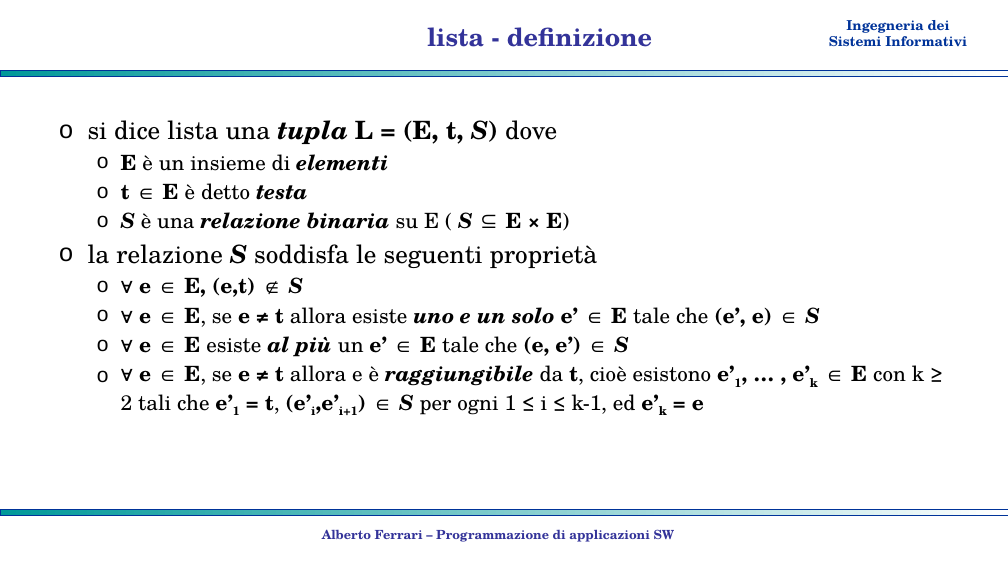
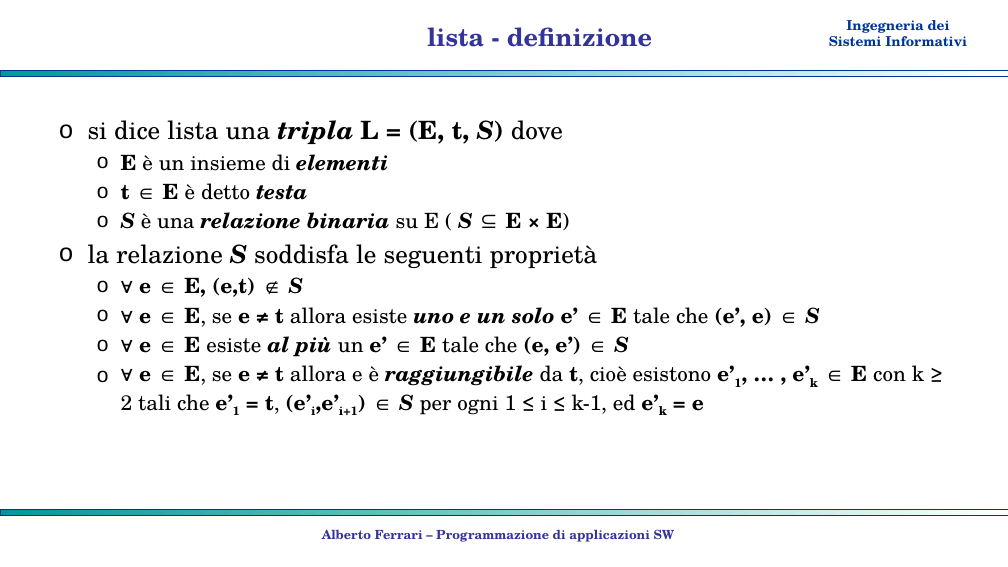
Before and after one commit to albertoferrari/pasw, a slide deck: slide 4 of lezioni/PASW06 - strutture lineari.pptx. Drawn at 1008x567 pixels with LibreOffice and Linux fonts; fonts in the diff are those of the drawing; background and template pictures are left out. Boxes give left, top, right and bottom in pixels: in the first picture for what was removed or moved away, otherwise in the second. Text is boxed around its words. In the diff, an @@ line names an element or a change of style, - is before the commit and + after.

```diff
--- a/lezioni/PASW06 - strutture lineari.pptx
+++ b/lezioni/PASW06 - strutture lineari.pptx
@@ text at [88, 120, 563, 144]: text changed @@
-o si dice lista una tupla L = (E, t, S) dove
+o si dice lista una tripla L = (E, t, S) dove
```
Also in this commit, not shown: 1 other file.
